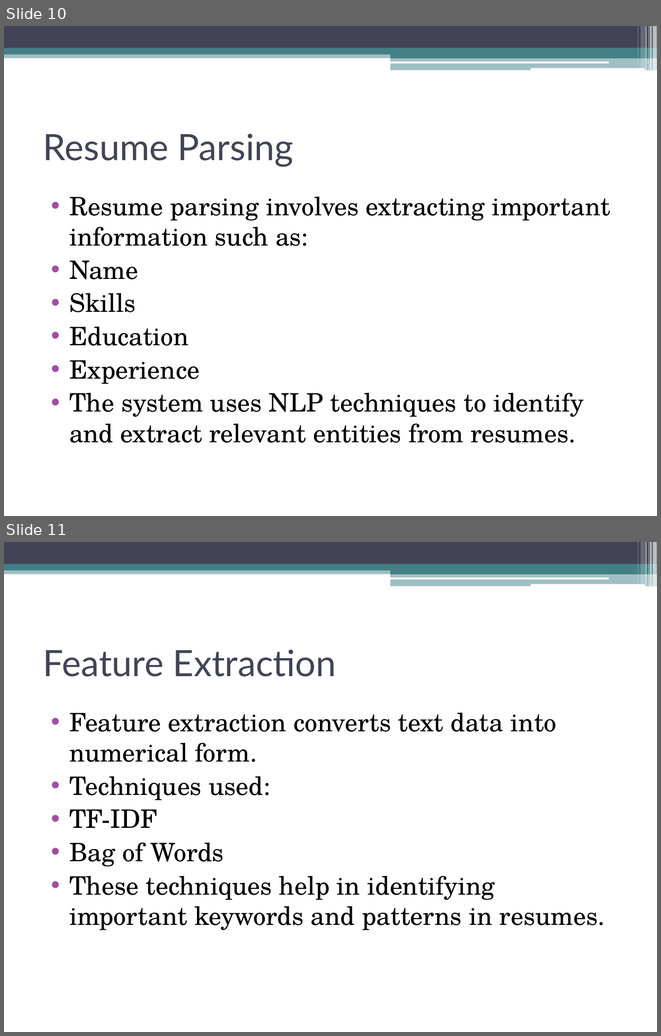
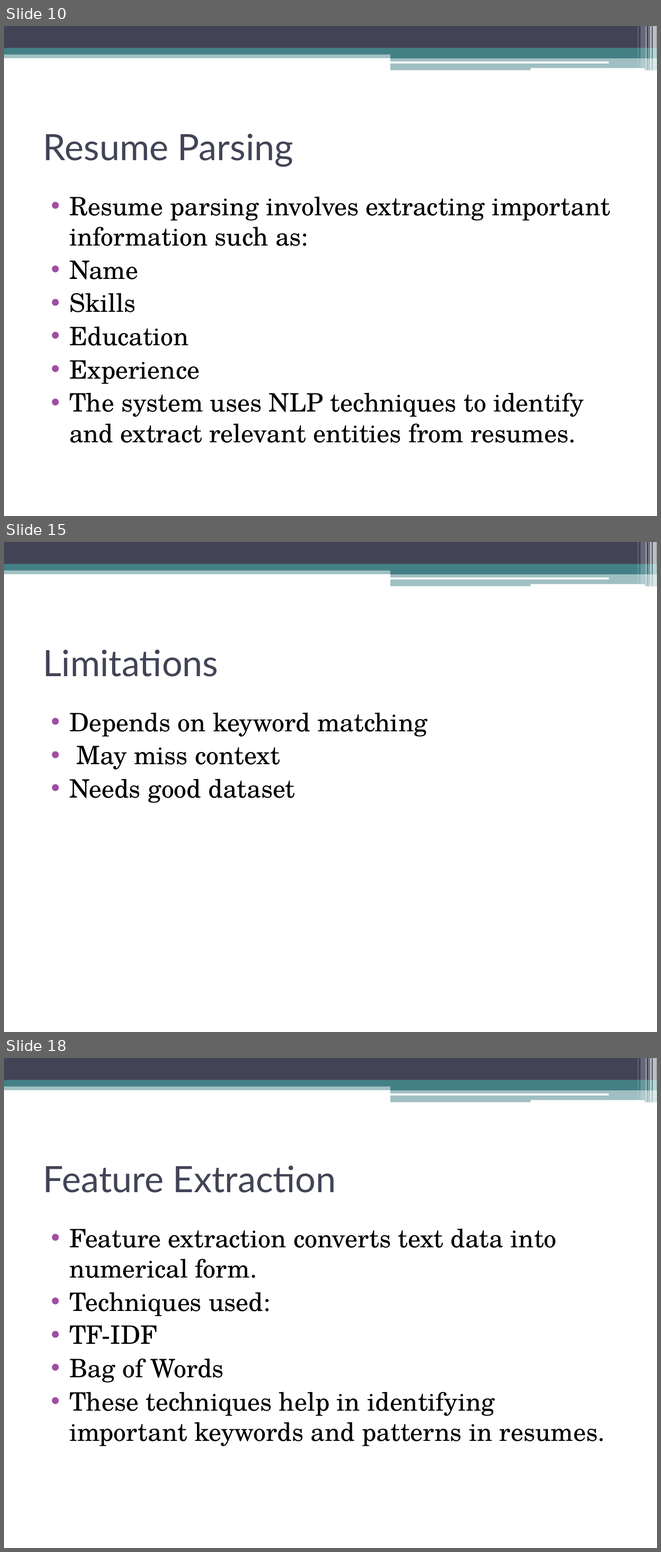
Before and after one commit to rajatchauhan937-prog/mba-rjt-ai-recruitement-2026, a slide deck: github.pptx. Shown one above the other, each under a label of ours: slides 10 and 11 before the commit, slides 10, 15 and 18 after it; the slides between them are not shown. The pictures are 661x1036 and 661x1552 pixels, drawn with LibreOffice and Linux fonts; fonts in the diff are those of the drawing. Boxes give left, top, right and bottom in pixels: in the first picture for what was removed or moved away, otherwise in the second. Text is boxed around its words. In the diff, an @@ line names an element or a change of style, - is before the commit and + after.

```diff
--- a/github.pptx
+++ b/github.pptx
@@ slide 15 added at bbox=[4, 542, 657, 1032], background #FFFFFF; not listed: 13 template elements that a slide beside it also shows @@
@@ title added at bbox=[43, 650, 219, 677], 40 pt, text #424456 @@
+Limitations
@@ text added at bbox=[69, 712, 427, 803], 28 pt, text #000000 @@
+• Depends on keyword matching
+• May miss context
+• Needs good dataset
@@ what was slide 11 is now slide 18 @@
```
Also in this commit, not shown: 6 other slides added, 1 slide removed.
